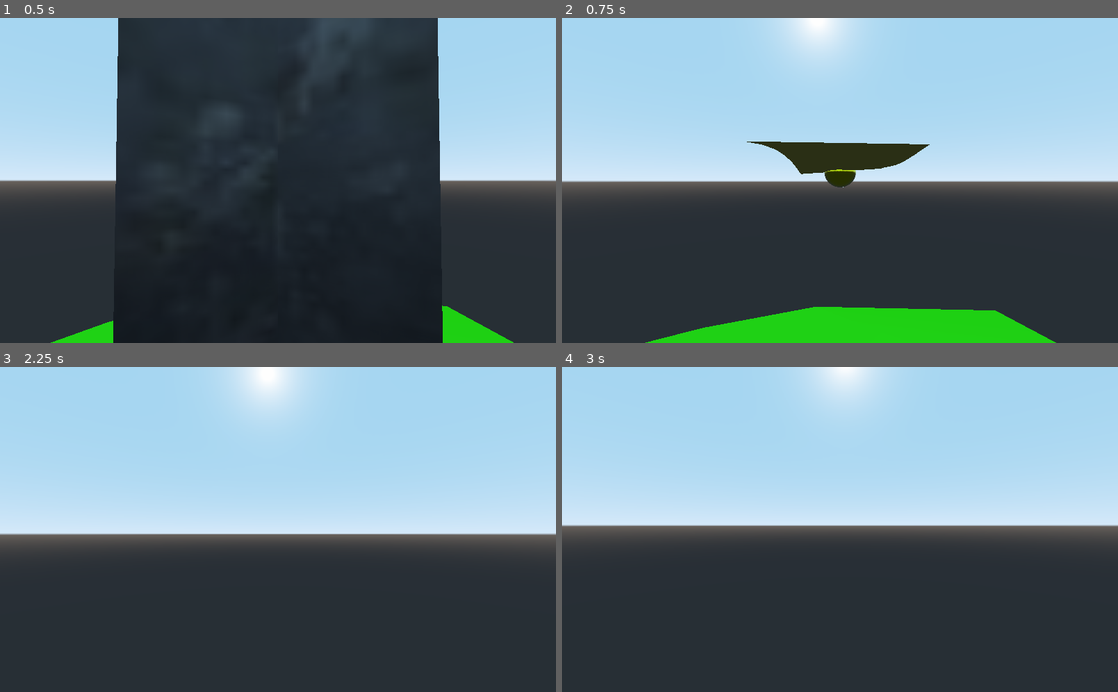
Above: before the commit, frames 1-4 (two rows, left to right).
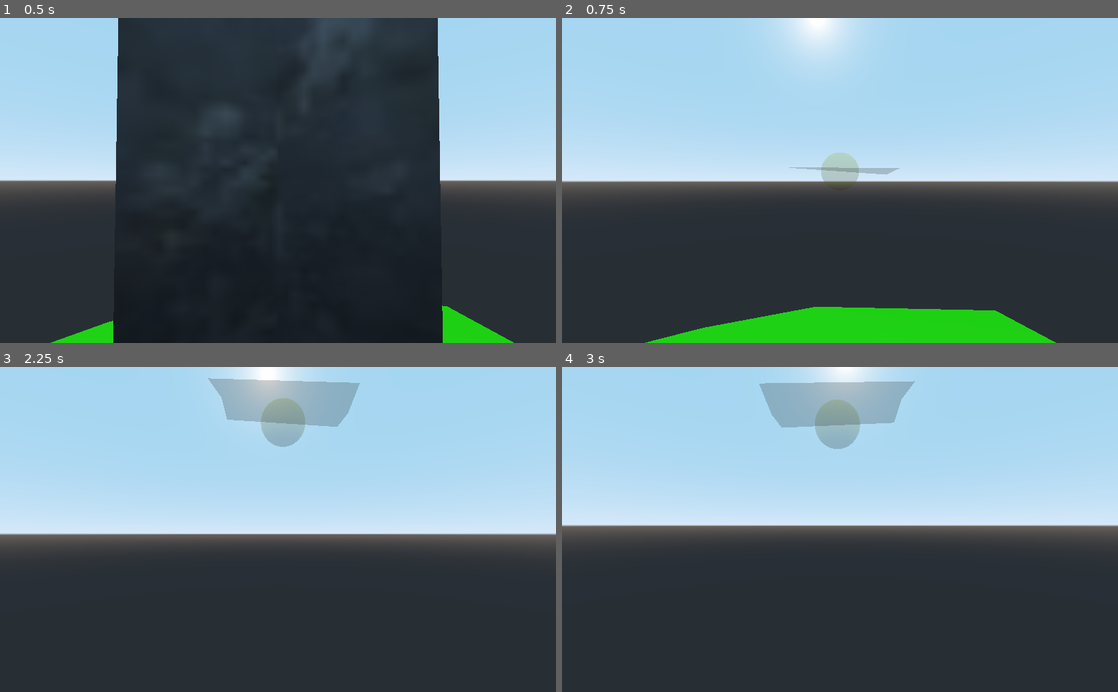
Above: after the commit, the same moments.

Repository: trian-gles/game-jam-dec-2021
Game: Godot game, scene res://Scenes/MainScene.tscn
Same seed, same stepped clock (60 frames per second), same inputs: the game is played once before the commit and once after it.
Inputs (mouse positions are in pixels of both pictures, inside the frame that each line leads up to):
- Up to frame 1 (0.5 s): no input
- Up to frame 2 (0.75 s): tap Enter at 0.5 s; move the mouse to (867, 180) at 0.52 s; hold W (move_forward) from 0.53 s (still down); right-click (867, 180) at 0.6 s
- Up to frame 3 (2.25 s): keep holding W (move_forward); tap Space (jump) at 0.77, 1.25, 1.52 s; move the mouse to (250, 529) at 1.27 s; click (250, 529) at 1.35 s; right-click (250, 529) at 1.55 s; tap Enter at 2 s; move the mouse to (289, 523) at 2.02 s; right-click (289, 523) at 2.1 s
- Up to frame 4 (3 s): keep holding W (move_forward); tap Space (jump) at 2.75 s; move the mouse to (834, 536) at 2.77 s; right-click (834, 536) at 2.85 s

Frame 1 is identical in both runs. In frame 2, 2.3% of the frame differs, in the area x 33-67%, y 38-53%; in frame 3, 3.5%; in frame 4, 3.6%, in the area x 35-64%, y 4-26%.

Commit message:
Growing strength marker

Diff:
--- /dev/null
+++ b/Materials/Teleport.tres
@@ -0,0 +1,5 @@
+[gd_resource type="SpatialMaterial" format=2]
+
+[resource]
+flags_transparent = true
+albedo_color = Color( 1, 0.92549, 0, 0.384314 )
--- a/Scenes/Player.tscn
+++ b/Scenes/Player.tscn
@@ -1,6 +1,7 @@
-[gd_scene load_steps=4 format=2]
+[gd_scene load_steps=6 format=2]
 
 [ext_resource path="res://Scripts/Player.gd" type="Script" id=1]
+[ext_resource path="res://Materials/Teleport.tres" type="Material" id=2]
 
 [sub_resource type="CapsuleShape" id=1]
 radius = 0.75
@@ -10,8 +11,11 @@
 radius = 0.75
 mid_height = 1.25
 
+[sub_resource type="SphereMesh" id=3]
+
 [node name="Player" type="KinematicBody"]
 script = ExtResource( 1 )
+throw_force = 30
 
 [node name="CollisionShape" type="CollisionShape" parent="."]
 transform = Transform( 1, 0, 0, 0, -4.37114e-08, -1, 0, 1, -4.37114e-08, 0, 0, 0 )
@@ -27,5 +31,11 @@
 
 [node name="Camera" type="Camera" parent="Head"]
 
-[node name="ThrowPosition" type="Position3D" parent="Head"]
+[node name="ThrowPosition" type="Position3D" parent="Head/Camera"]
 transform = Transform( 1, 0, 0, 0, 1, 0, 0, 0, 1, 0, 0, -1.25085 )
+
+[node name="ThrowCursor" type="MeshInstance" parent="Head/Camera/ThrowPosition"]
+transform = Transform( 0.1, 0, 0, 0, 0.1, 0, 0, 0, 0.1, 0, 0, 0 )
+visible = false
+mesh = SubResource( 3 )
+material/0 = ExtResource( 2 )
--- a/Scenes/Teleport.tscn
+++ b/Scenes/Teleport.tscn
@@ -1,16 +1,11 @@
-[gd_scene load_steps=8 format=2]
+[gd_scene load_steps=7 format=2]
 
 [ext_resource path="res://Scripts/Teleport.gd" type="Script" id=1]
 [ext_resource path="res://Scripts/TrailRenderer.gd" type="Script" id=2]
-
-[sub_resource type="SpatialMaterial" id=2]
-albedo_color = Color( 0.945098, 1, 0, 1 )
-metallic = 1.0
-metallic_specular = 0.9
-roughness = 0.0
+[ext_resource path="res://Materials/Teleport.tres" type="Material" id=3]
 
 [sub_resource type="SphereMesh" id=1]
-material = SubResource( 2 )
+material = ExtResource( 3 )
 radius = 0.1
 height = 0.2
 
@@ -19,9 +14,6 @@
 
 [sub_resource type="Curve" id=4]
 _data = [ Vector2( 0.474537, 1 ), 0.0, 0.0, 0, 0 ]
-
-[sub_resource type="SpatialMaterial" id=5]
-albedo_color = Color( 1, 0.92549, 0, 0.384314 )
 
 [node name="Teleport" type="RigidBody"]
 contacts_reported = 1
@@ -38,6 +30,6 @@
 [node name="TrailRenderer" type="Spatial" parent="."]
 script = ExtResource( 2 )
 width_curve = SubResource( 4 )
-material = SubResource( 5 )
+material = ExtResource( 3 )
 
 [connection signal="body_entered" from="." to="." method="_on_Teleport_body_entered"]
--- a/Scripts/Player.gd
+++ b/Scripts/Player.gd
@@ -13,11 +13,15 @@
 
 var velocity = Vector3()
 
-const Teleport = preload("res://Scenes/Teleport.tscn")
+var throw_charging = false
+var throw_mult = 1
+
+const teleport = preload("res://Scenes/Teleport.tscn")
 
 onready var head = $Head
 onready var camera = $Head/Camera
-onready var throw_position = $Head/ThrowPosition
+onready var throw_position = $Head/Camera/ThrowPosition
+onready var throw_cursor = $Head/Camera/ThrowPosition/ThrowCursor
 
 func _ready():
 	Input.set_mouse_mode(Input.MOUSE_MODE_CAPTURED)
@@ -39,7 +43,16 @@
 		Input.set_mouse_mode(Input.MOUSE_MODE_CAPTURED)
 
 	if Input.is_action_just_pressed("right_click"):
+		start_charging()
+
+	if Input.is_action_just_released("right_click"):
 		throw_teleport()
+
+	if throw_charging:
+		throw_mult += 0.3 * delta
+		var curs_scale = throw_mult / 10
+		throw_cursor.scale = Vector3(curs_scale, curs_scale, curs_scale)
+		print(throw_mult)
 
 
 
@@ -81,13 +94,23 @@
 	if transform.origin.y < -40:
 		die()
 
+func start_charging():
+	throw_charging = true
+	throw_cursor.visible = true
+
+
 func throw_teleport():
-	var new_teleport: Teleport = Teleport.instance()
+	var new_teleport = teleport.instance()
 	owner.add_child(new_teleport)
 	new_teleport.global_transform.origin = throw_position.global_transform.origin
-	var head_basis = head.global_transform.basis
+	var direction: Vector3 = throw_position.global_transform.origin - head.global_transform.origin
+	direction = direction.normalized()
 	new_teleport.connect("teleport_collided", self, "on_teleport_collision")
-	new_teleport.add_force(-head_basis.z * throw_force, new_teleport.global_transform.origin)
+	new_teleport.add_force(direction * throw_force * throw_mult + velocity, new_teleport.global_transform.origin)
+	throw_mult = 1
+	throw_charging = false
+	throw_cursor.visible = false
+	throw_cursor.scale = Vector3(0.1, 0.1, 0.1)
 
 func on_teleport_collision(pos: Vector3):
 	transform.origin = pos
--- a/Scripts/Teleport.gd
+++ b/Scripts/Teleport.gd
@@ -17,5 +17,7 @@
 
 func _on_Teleport_body_entered(body):
 	print("Teleport collided with something")
+	if body.name == "Player":
+		return
 	emit_signal("teleport_collided", transform.origin)
 	queue_free()
